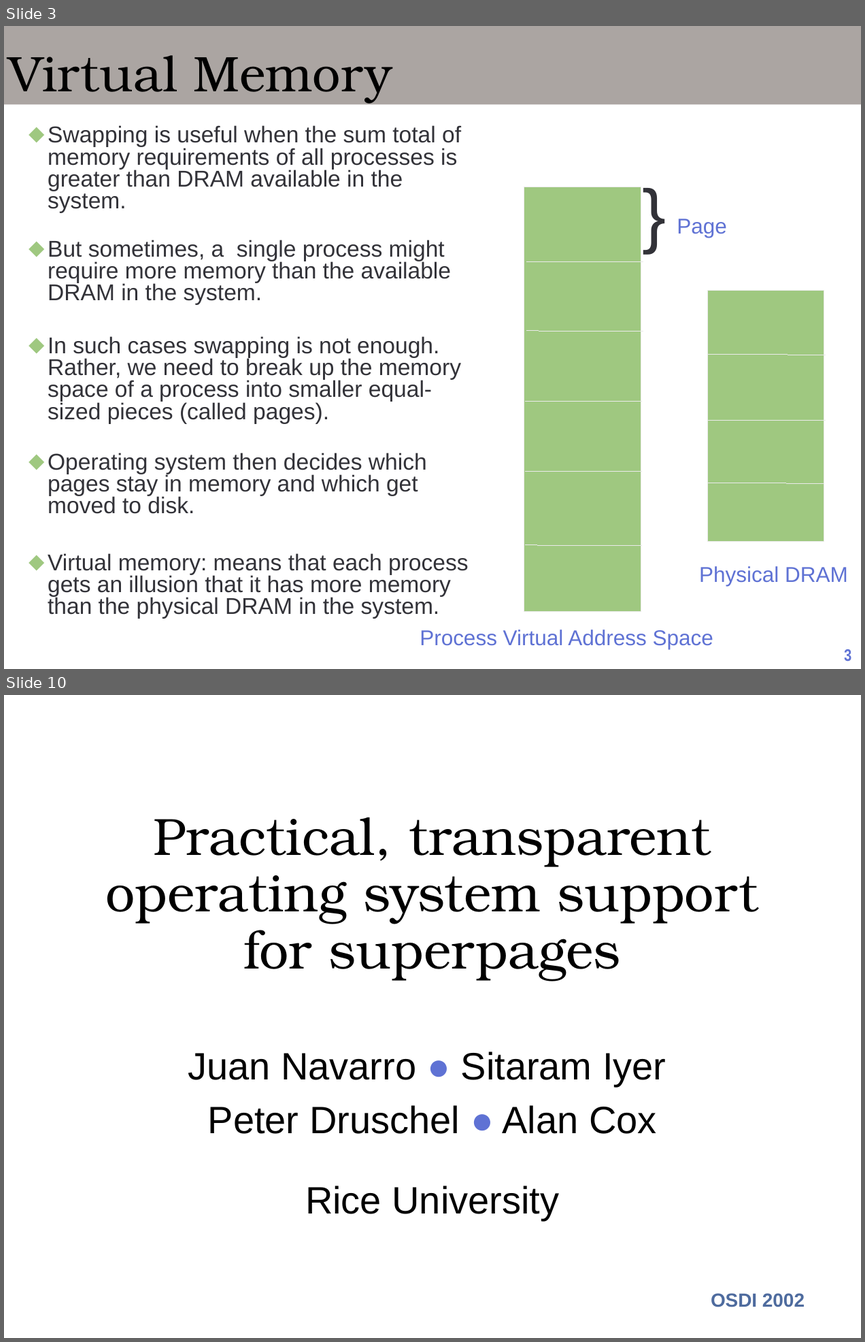
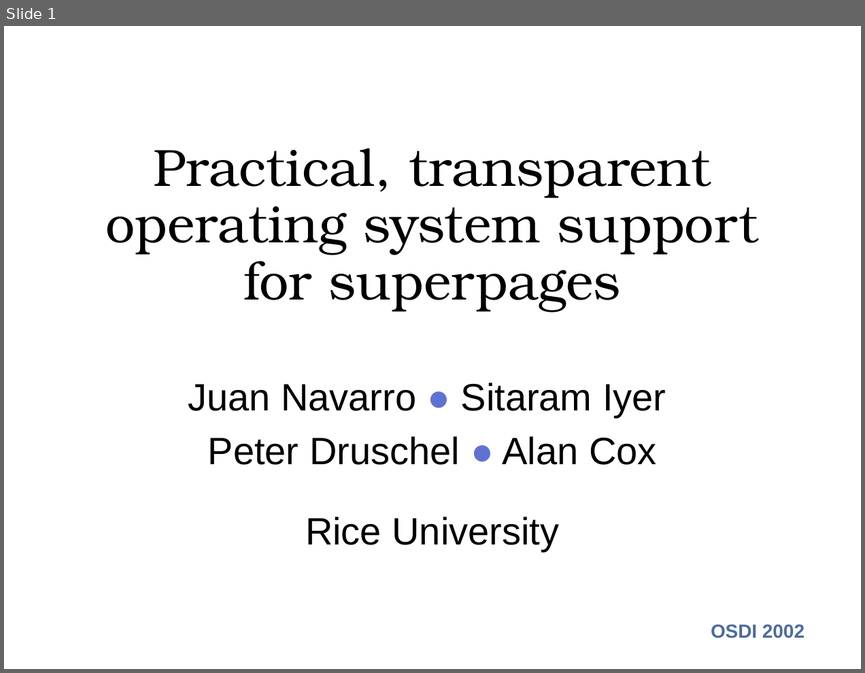
Before and after one commit to oscourse/oscourse.github.io, a slide deck: slides/superpages.pptx. Shown one above the other, each under a label of ours: slides 3 and 10 before the commit, slide 1 after it; the slides between them are not shown. The pictures are 865x1342 and 865x673 pixels, drawn with LibreOffice and Linux fonts; fonts in the diff are those of the drawing. Boxes give left, top, right and bottom in pixels: in the first picture for what was removed or moved away, otherwise in the second. Text is boxed around its words. In the diff, an @@ line names an element or a change of style, - is before the commit and + after.

```diff
--- a/slides/superpages.pptx
+++ b/slides/superpages.pptx
@@ slide 3 removed at (x1=4, y1=26, x2=861, y2=669), background #FFFFFF @@
@@ rectangle removed at (x1=4, y1=26, x2=861, y2=105) @@
@@ title removed at (x1=8, y1=55, x2=392, y2=102) @@
-Virtual Memory
@@ text removed at (x1=48, y1=125, x2=468, y2=618) @@
-⬥ Swapping is useful when the sum total of memory requirements of all processes is greater than DRAM available in the system.
-⬥ But sometimes, a single process might require more memory than the available DRAM in the system.
-⬥ In such cases swapping is not enough. Rather, we need to break up the memory space of a process into smaller equal-sized pieces (called pages).
-⬥ Operating system then decides which pages stay in memory and which get moved to disk.
-⬥ Virtual memory: means that each process gets an illusion that it has more memory than the physical DRAM in the system.
@@ text removed at (x1=638, y1=164, x2=672, y2=258) @@
-}
@@ rectangle removed at (x1=524, y1=187, x2=640, y2=612) @@
@@ text removed at (x1=677, y1=218, x2=727, y2=237) @@
-Page
@@ line removed from (527, 261) to (643, 261) @@
@@ rectangle removed at (x1=707, y1=290, x2=824, y2=541) @@
@@ line removed from (527, 331) to (643, 331) @@
@@ line removed from (708, 354) to (825, 354) @@
@@ line removed from (525, 401) to (641, 401) @@
@@ line removed from (708, 420) to (825, 420) @@
@@ line removed from (525, 471) to (641, 471) @@
@@ line removed from (707, 483) to (824, 483) @@
@@ line removed from (525, 546) to (641, 546) @@
@@ text removed at (x1=699, y1=566, x2=848, y2=586) @@
-Physical DRAM
@@ text removed at (x1=419, y1=629, x2=713, y2=649) @@
-Process Virtual Address Space
@@ page number removed at (x1=844, y1=649, x2=851, y2=661) @@
-3
@@ what was slide 10 is now slide 1 @@
```
Also in this commit, not shown: 1 slide changed, 8 other slides removed, 3 other files.
